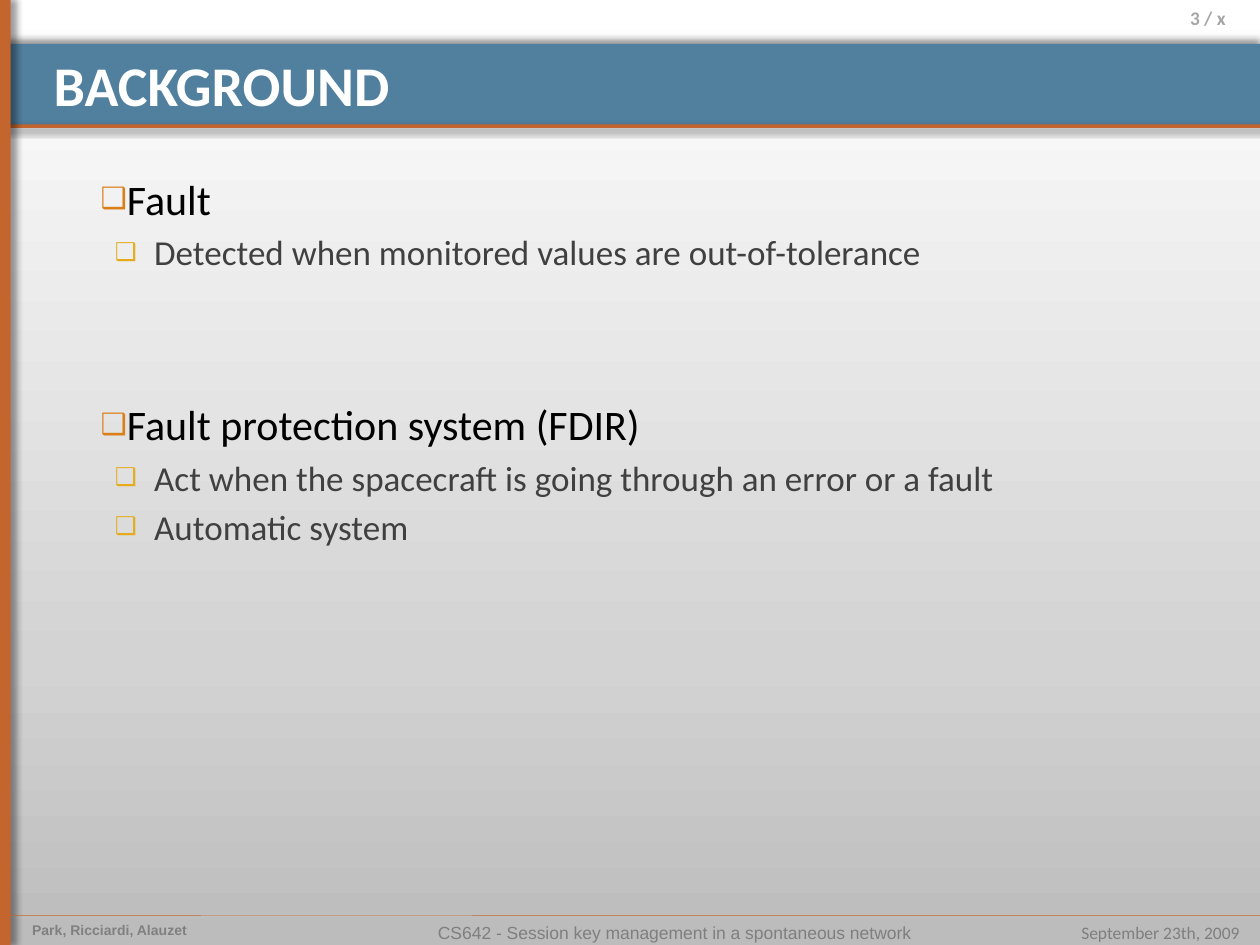
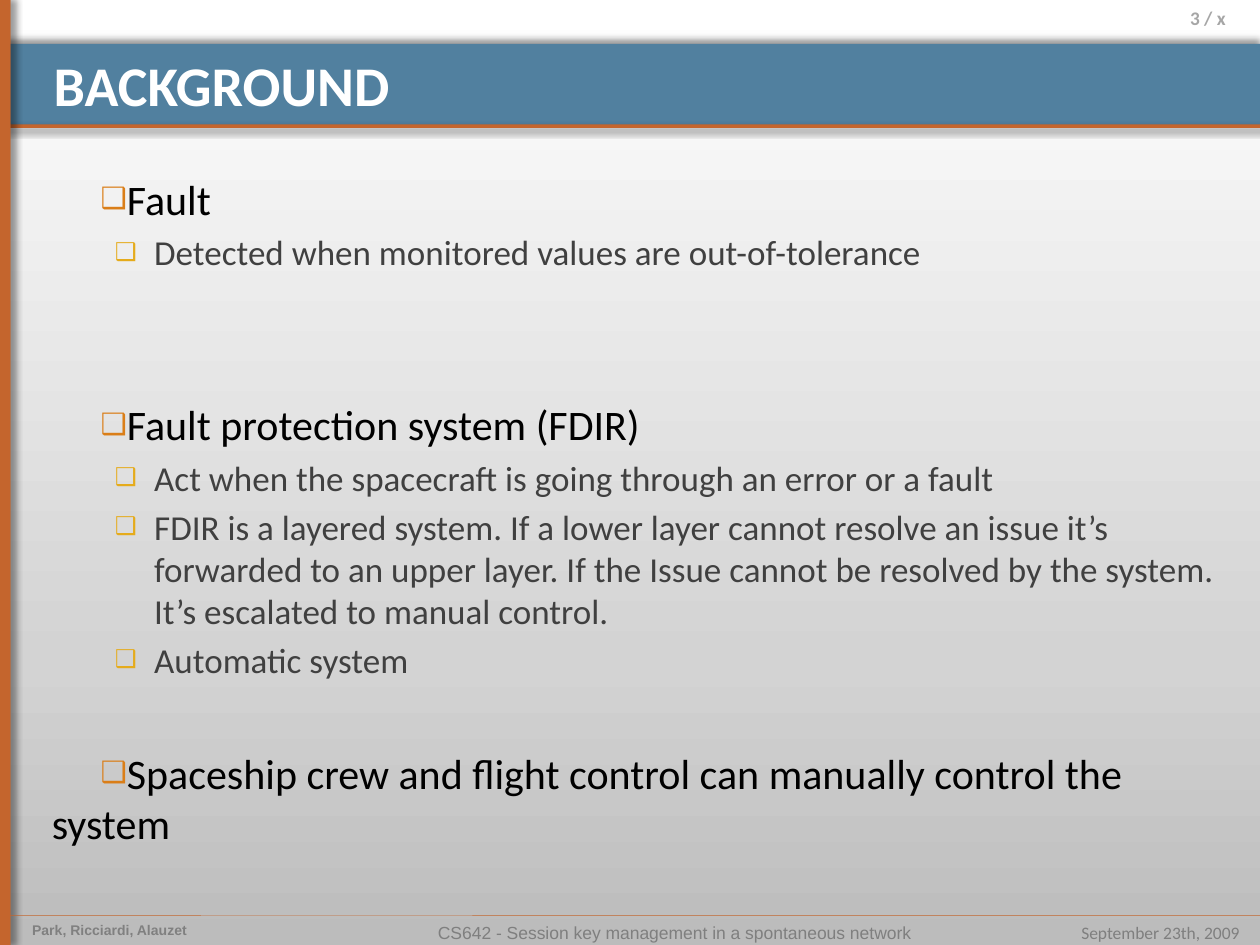
Before and after one commit to pierrealauzet/euroteam, a slide deck: slide 3 of Project 1/CS554_EuroTeam_Proposal.pptx. Drawn at 1260x945 pixels with LibreOffice and Linux fonts; fonts in the diff are those of the drawing. Boxes give left, top, right and bottom in pixels: in the first picture for what was removed or moved away, otherwise in the second. Text is boxed around its words. In the diff, an @@ line names an element or a change of style, - is before the commit and + after.

Commit message:
updated background slide and added non-functional requirements

```diff
--- a/Project 1/CS554_EuroTeam_Proposal.pptx
+++ b/Project 1/CS554_EuroTeam_Proposal.pptx
@@ text at box(154, 515, 1213, 624): paragraph added @@
+  ❑ FDIR is a layered system. If a lower layer cannot resolve an issue it’s forwarded to an upper layer. If the Issue cannot be resolved by the system. It’s escalated to manual control.
@@ text at box(52, 760, 1122, 846): paragraph added @@
+❑ Spaceship crew and flight control can manually control the system
```
Also in this commit, not shown: 2 slides added.
